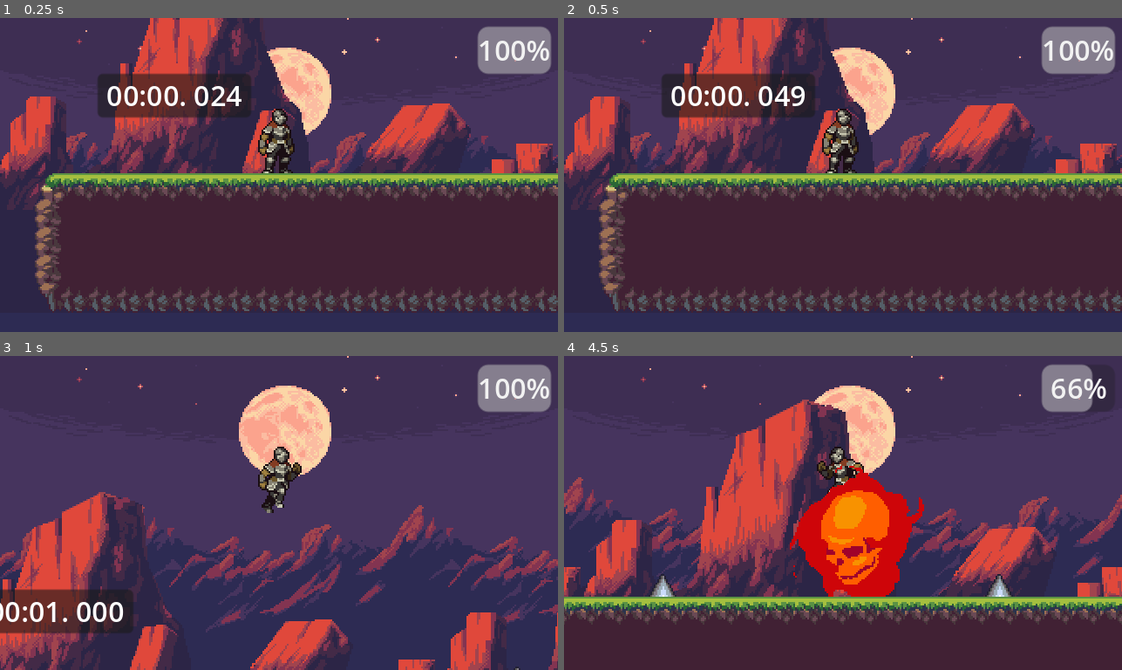
Above: before the commit, frames 1-4 (two rows, left to right).
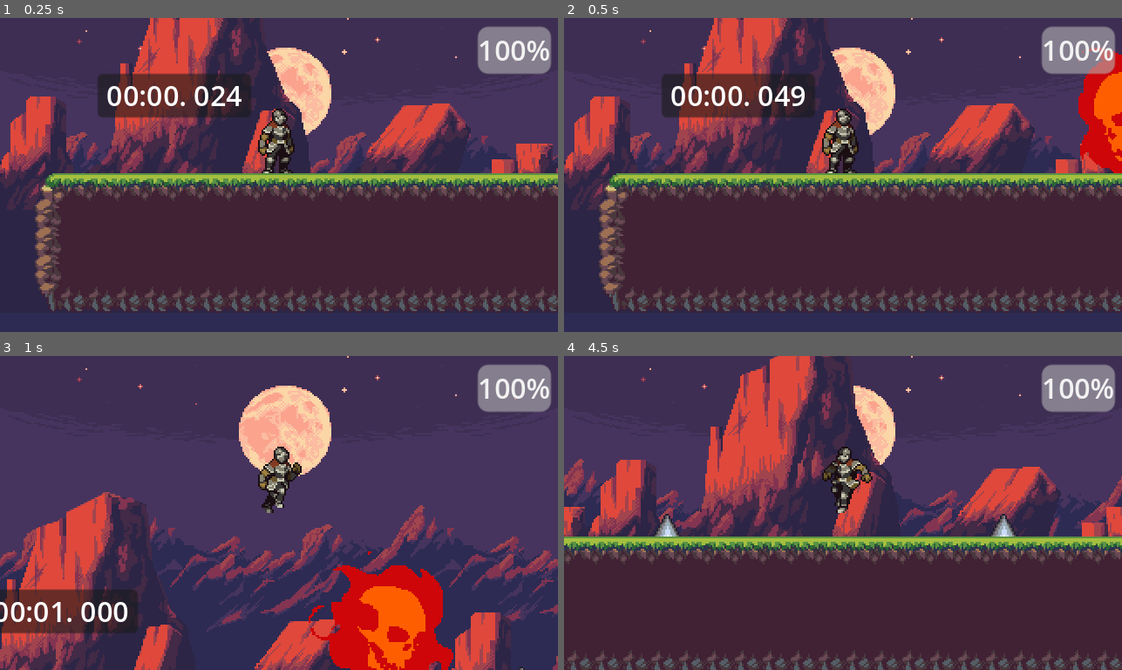
Above: after the commit, the same moments.

Repository: ZurfTM/2d-platformer
Game: Godot game, scene res://scenes/world.tscn
The game is run twice, just before and just after one commit, with the same random seed, the same clock (stepped at 60 frames per second) and the same inputs.
Inputs:
- Up to frame 1 (0.25 s): no input
- Up to frame 2 (0.5 s): no input
- Up to frame 3 (1 s): hold D (move_right) from 0.53 s (still down); tap Space (jump) at 0.77 s
- Up to frame 4 (4.5 s): tap Space (jump) at 1.52, 3.02, 3.77 s; release D (move_right) at 2.03 s; hold A (move_left) 2.03-2.78 s; hold D (move_right) 2.78-4.28 s; hold A (move_left) from 4.28 s (still down)

Frame 1 is identical in both runs. In frame 2, 2.4% of the frame differs, in the area x 92-100%, y 9-50%; in frame 3, 14%; in frame 4, 42%, in the area x 0-100%, y 0-100%.

Commit message:
fix enemy movement

Diff:
--- a/scenes/enemy.gd
+++ b/scenes/enemy.gd
@@ -15,8 +15,12 @@
 		speed *= -1.0
 		if speed>=0:
 			$Sprite2D.flip_h = true
-	else:
-		$Sprite2D.flip_h = false
+		else:
+			$Sprite2D.flip_h = false
+		# Equivalent to:
+		# $Sprite2D.flip_h = speed>=0
 	velocity.x = speed
 	#motion = move_and_slide(motion, UP)
-	velocity.y -= 1
+	#velocity.y -= 1
+
+	move_and_slide()
